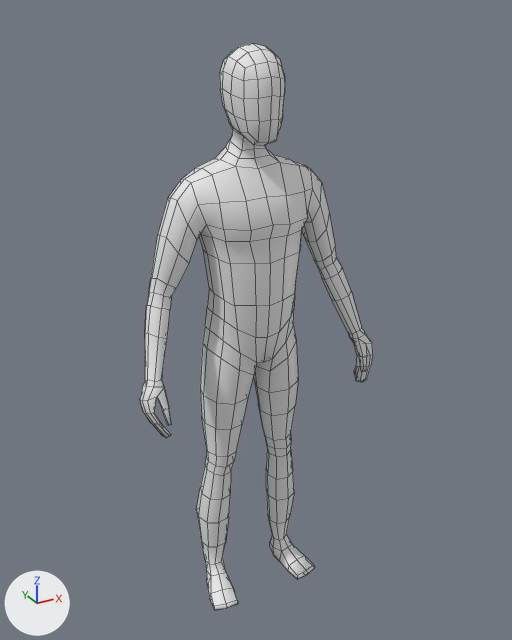
The FBX model Assets/Characters/Player.fbx: old version first, new version second.
Both versions are drawn from a camera (50 mm lens) standing at (-0.946, -1.744, 1.862) and looking at (0.028, 0.028, 0.977). The lights are fixed; the arrows at lower left show +X, +Y and +Z. Mesh edges are drawn as thin lines.
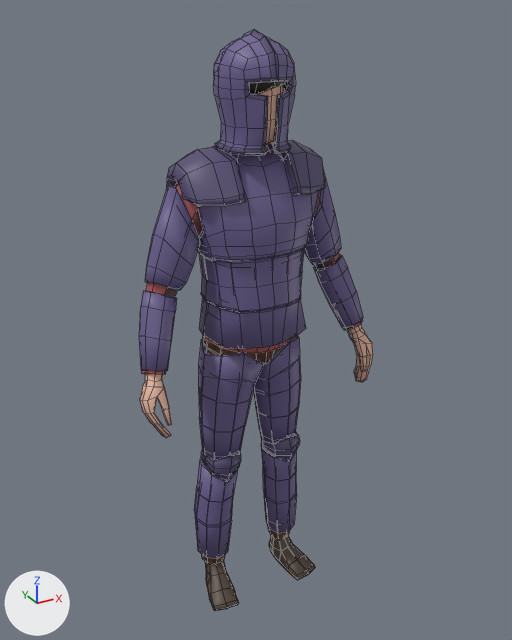
Boxes (x1, y1, x2, y2) around the edits, measured in the pictures (512 x 640 px):
'Cube', recoloured (white to brown)
    both: (140, 43, 373, 610)
'Platebody', added (blue)
    after: (139, 140, 363, 374)
    faces in mat_metal (blue #6b6090): (139, 143, 363, 371)
    faces in mat_metal_dark (dark blue #564d74): (166, 140, 326, 237)
    faces in mat_underclothes (black #414141): (156, 199, 354, 374)
'Platelegs', added (blue)
    after: (195, 335, 301, 564)
    faces in mat_metal (blue #6b6090): (195, 335, 301, 559)
    faces in mat_metal_dark (dark blue #564d74): (201, 433, 300, 482)
    faces in mat_underclothes (black #414141): (201, 337, 294, 564)
'Helmet', added (blue)
    after: (213, 29, 296, 156)
    faces in mat_metal (blue #6b6090): (213, 34, 296, 149)
    faces in mat_metal_dark (dark blue #564d74): (215, 29, 293, 156)
'Shoes', added
    after: (205, 535, 315, 611)
'Shirt', added (brown)
    after: (142, 181, 363, 374)
'Hair', added
    after: (249, 81, 288, 95)
'Pants', added
    after: (202, 336, 297, 564)

What the commit changed:
Material 'Skin' (mat_skin) is new.
Its base color is (0.8, 0.479, 0.366) (beige #e7b8a3).
Material 'Hair' (mat_hair) is new.
Its base color is (0.0237, 0.0196, 0.013) (black #2b261e).
Material 'Shoe' (mat_shoe) is new.
Its base color is (0.0871, 0.0603, 0.043) (brown #53453a).
Material 'Shirt' (mat_shirt) is new.
Its base color is (0.402, 0.0883, 0.0931) (brown #aa5456).
Material 'Metal_dark' (mat_metal_dark) is new.
Its base color is (0.0928, 0.0743, 0.173) (dark purple #564d73).
Material 'Metal' (mat_metal) is new.
Its base color is (0.148, 0.118, 0.281) (blue #6b6090).
Material 'Black' (mat_black) is new.
Its base color is (0.0111, 0.0111, 0.0111) (black #1b1b1b).
Material 'Underclothes' (mat_underclothes) is new.
Its base color is (0.0522, 0.0522, 0.0522) (black #414141).
Material 'Pants' (mat_pants) is new.
Its base color is (0.274, 0.121, 0.0675) (brown #8f6249).
me_cube_001 has 696 vertices, 694 faces and spans x -0.39..0.39, y -0.14..0.13, z 0.0..1.78.
me_cube_001 no longer uses material mat_material (white #e7e7e7).
me_cube_001 now uses material mat_skin (beige #e7b8a3).
Mesh me_cube_011 is new.
It has 132 vertices, 130 faces and spans x -0.101..0.097, y -0.115..0.108, z 1.601..1.798.
It uses material mat_hair (black #2b261e).
Mesh me_cube_010 is new.
It has 98 vertices, 88 faces and spans x -0.204..0.204, y -0.116..0.079, z 0.002..0.091.
It uses material mat_shoe (brown #53453a).
Mesh me_cube_009 is new.
It has 250 vertices, 232 faces and spans x -0.376..0.376, y -0.121..0.129, z 0.906..1.511.
It uses material mat_shirt (brown #aa5456).
Mesh me_cube_012 is new.
It has 392 vertices, 390 faces and spans x -0.106..0.106, y -0.127..0.12, z -0.156..0.149.
Faces by material slot: [228, 162].
It uses material mat_metal (blue #6b6090).
It uses material mat_metal_dark (dark purple #564d73).
Mesh me_cube_006 is new.
It has 472 vertices, 386 faces and spans x -0.195..0.195, y -0.119..0.097, z -0.506..0.396.
Faces by material slot: [176, 80, 122, 8].
It uses material mat_metal (blue #6b6090).
It uses material mat_metal_dark (dark purple #564d73).
It uses material mat_underclothes (black #414141).
It uses material mat_black (black #1b1b1b).
Mesh me_cube_008 is new.
It has 227 vertices, 212 faces and spans x -0.192..0.192, y -0.101..0.115, z 0.101..1.002.
It uses material mat_pants (brown #8f6249).
Mesh me_cube_005 is new.
It has 674 vertices, 610 faces and spans x -0.377..0.377, y -0.145..0.148, z -0.32..0.295.
Faces by material slot: [368, 124, 112, 6].
It uses material mat_metal (blue #6b6090).
It uses material mat_metal_dark (dark purple #564d73).
It uses material mat_underclothes (black #414141).
It uses material mat_black (black #1b1b1b).
Object 'Hair' (ob_hair) is new; it shows me_cube_011.
Its location is (0.0, 0.0, -0.003).
Object 'Shoes' (ob_shoes) is new; it shows me_cube_010.
Its location is (0.0, 0.0, -0.003).
Object 'Shirt' (ob_shirt) is new; it shows me_cube_009.
Its location is (0.0, 0.0, -0.003).
Object 'Helmet' (ob_helmet) is new; it shows me_cube_012.
Its location is (0.0, -0.006, 1.665).
Object 'Platelegs' (ob_platelegs) is new; it shows me_cube_006.
Its location is (0.0, 0.018, 0.604).
Object 'Pants' (ob_pants) is new; it shows me_cube_008.
Its location is (0.0, 0.0, -0.003).
Object 'Platebody' (ob_platebody) is new; it shows me_cube_005.
Its location is (0.0, 0.01, 1.223).
